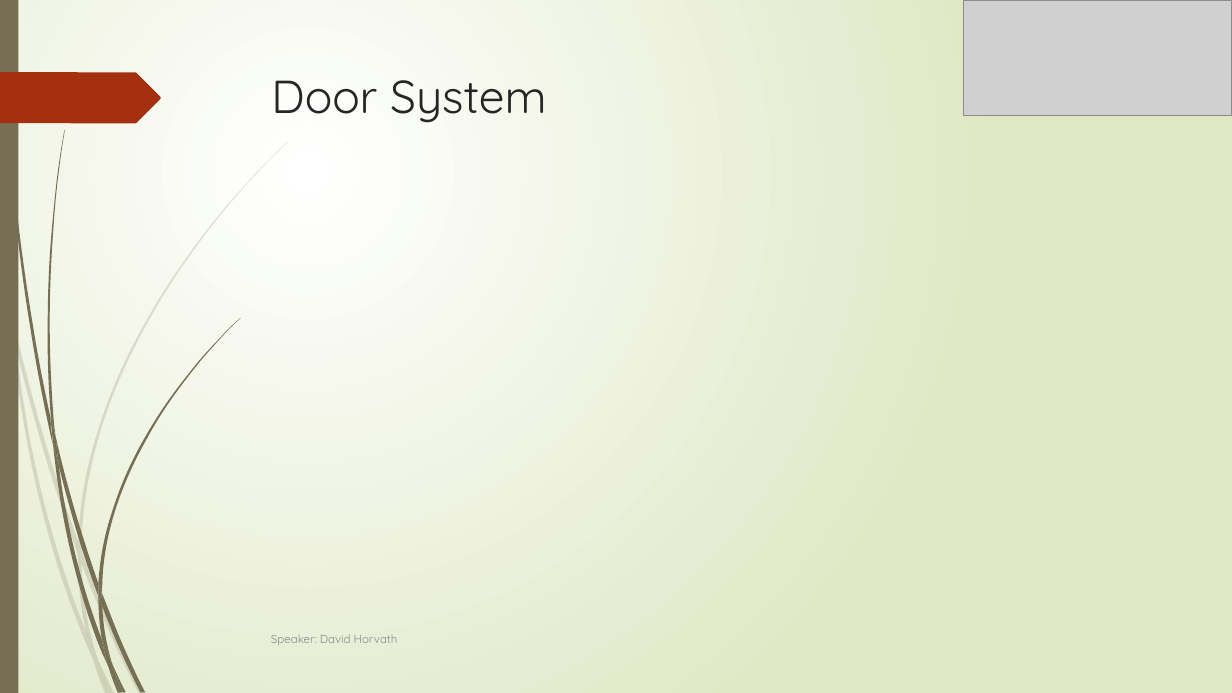
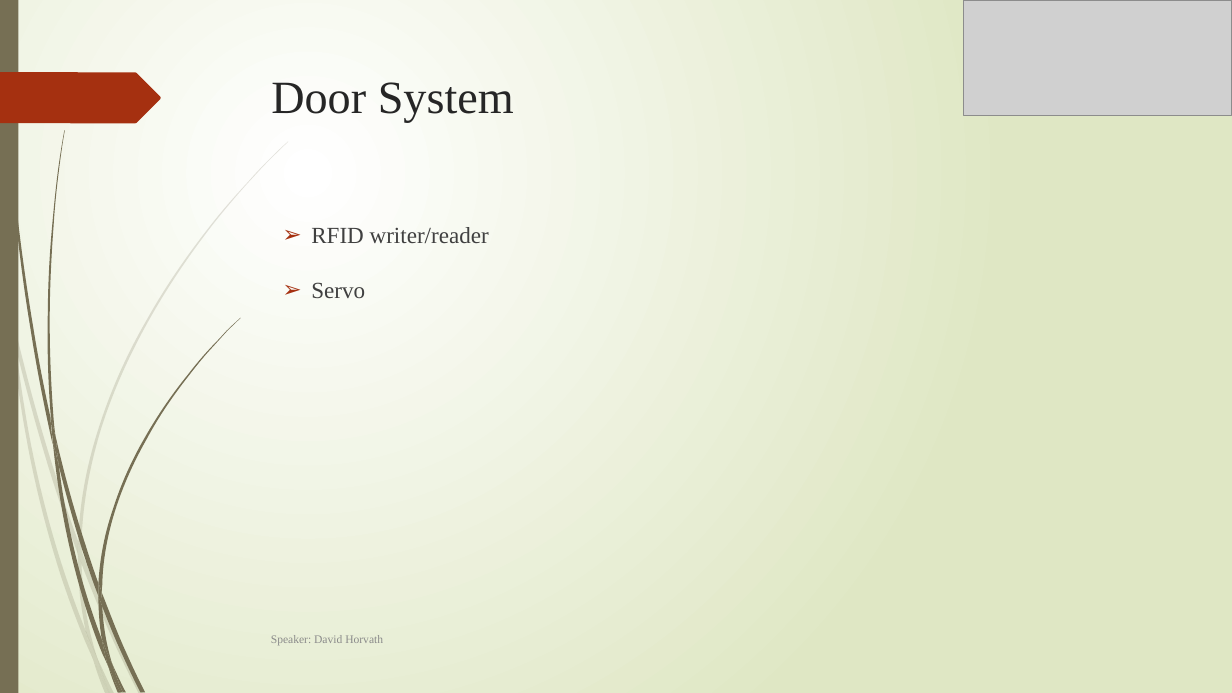
Before and after one commit to Gyalomalom/Ambient-Student-House, a slide deck: slide 18 of Sprint 5/final presentation.pptx (slide 9 before the commit). Drawn at 1232x693 pixels with LibreOffice and Linux fonts; fonts in the diff are those of the drawing; grey boxes stand for pictures. Boxes give left, top, right and bottom in pixels: in the first picture for what was removed or moved away, otherwise in the second. Text is boxed around its words. In the diff, an @@ line names an element or a change of style, - is before the commit and + after.

```diff
--- a/Sprint 5/final presentation.pptx
+++ b/Sprint 5/final presentation.pptx
@@ title "Door System" at bbox=[271, 82, 514, 123]: font Quicksand to Times New Roman @@
@@ text added at bbox=[311, 227, 489, 298], 18 pt, text #404040 @@
+➢ RFID writer/reader
+➢ Servo
@@ text "Speaker: David Horvath" at bbox=[271, 635, 383, 646]: font Quicksand to Times New Roman @@
```
Also in this commit, not shown: 12 other slides changed, 10 slides added, 37 other files.
